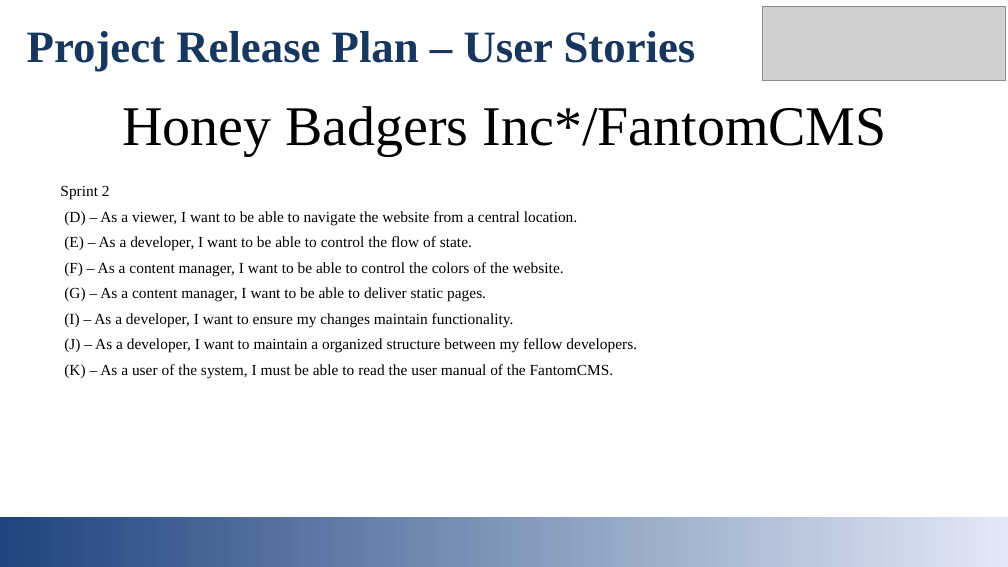
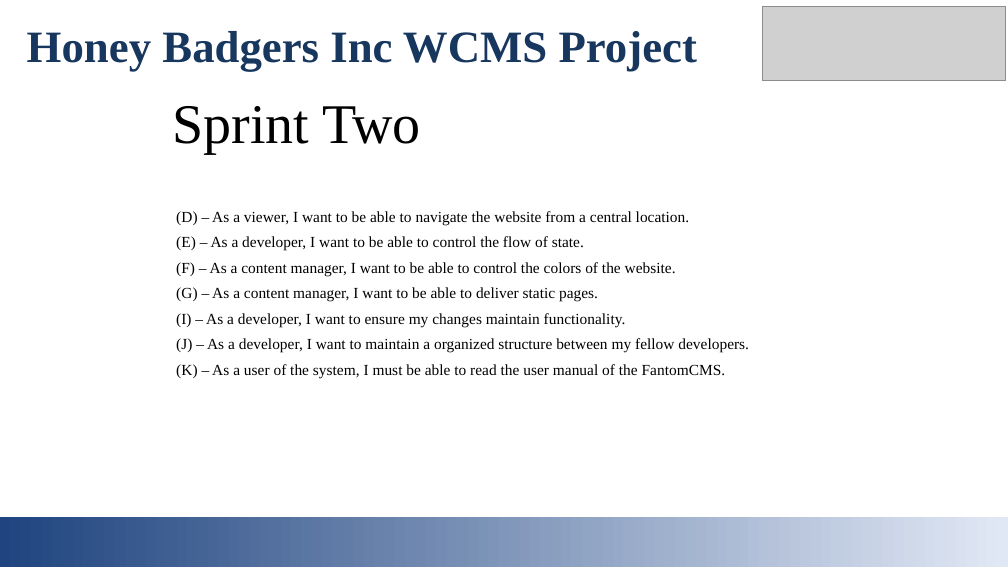
Before and after one commit to jcriquet/FantomCMS, a slide deck: slide 4 of doc/Initial_Presentation.pptx (slide 5 before the commit). Drawn at 1008x567 pixels with LibreOffice and Linux fonts; fonts in the diff are those of the drawing; grey boxes stand for pictures. Boxes give left, top, right and bottom in pixels: in the first picture for what was removed or moved away, otherwise in the second. Text is boxed around its words. In the diff, an @@ line names an element or a change of style, - is before the commit and + after.

Commit message:
Added Josh's changes to Powerpoint and cleaned up Release Plan. Added a PDF since just having an ODT was causing issues.

```diff
--- a/doc/Initial_Presentation.pptx
+++ b/doc/Initial_Presentation.pptx
@@ text at box(27, 31, 697, 71): text changed @@
-Project Release Plan – User Stories
+Honey Badgers Inc WCMS Project
@@ text removed at box(122, 106, 887, 155) @@
-Honey Badgers Inc*/FantomCMS
@@ text added at box(172, 106, 421, 153), 40 pt, text #000000 @@
+Sprint Two
@@ text "(D) – As a viewer, ...": place and size @@
-text "(D) – As a viewer, ..." at box(60, 185, 637, 378)
+text "(D) – As a viewer, ..." at box(176, 211, 749, 378)
@@ text at box(60, 185, 110, 200): paragraph removed @@
-Sprint 2
```
Also in this commit, not shown: 4 other slides changed, 1 slide added, 1 slide removed, 2 other files.
